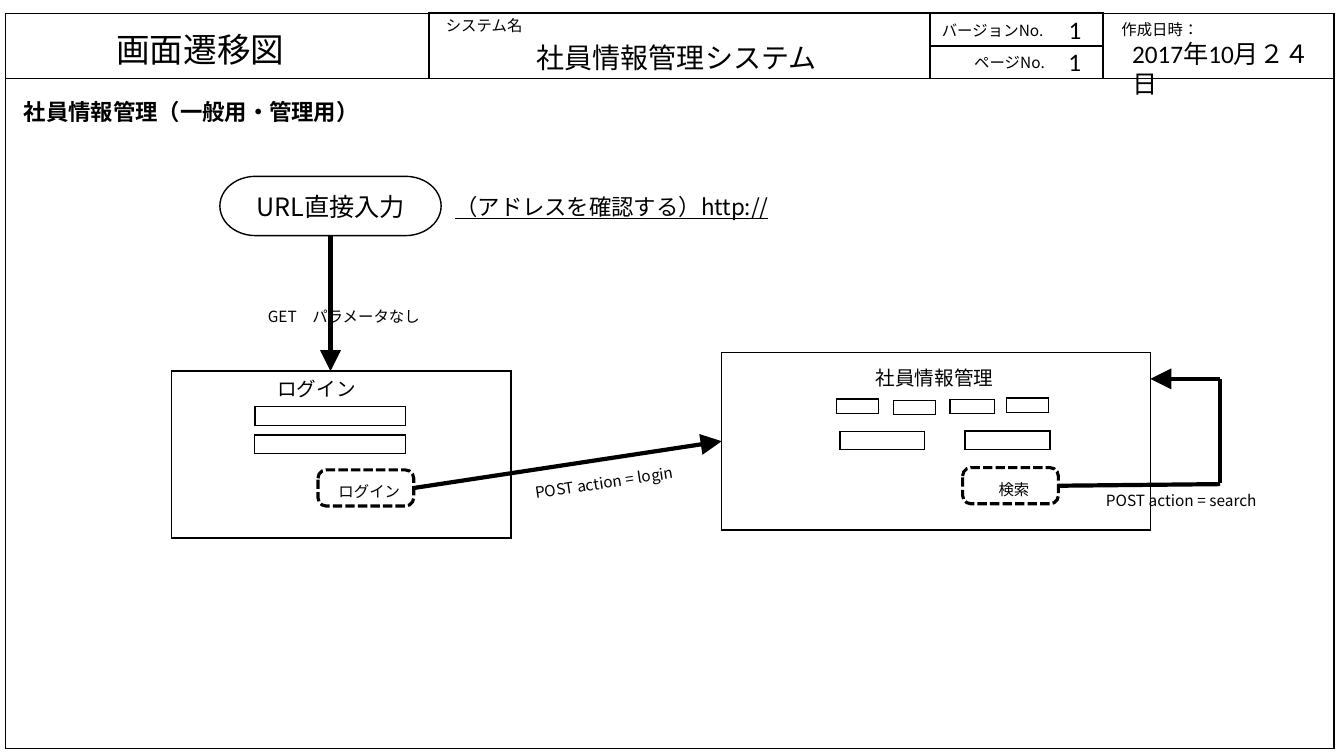
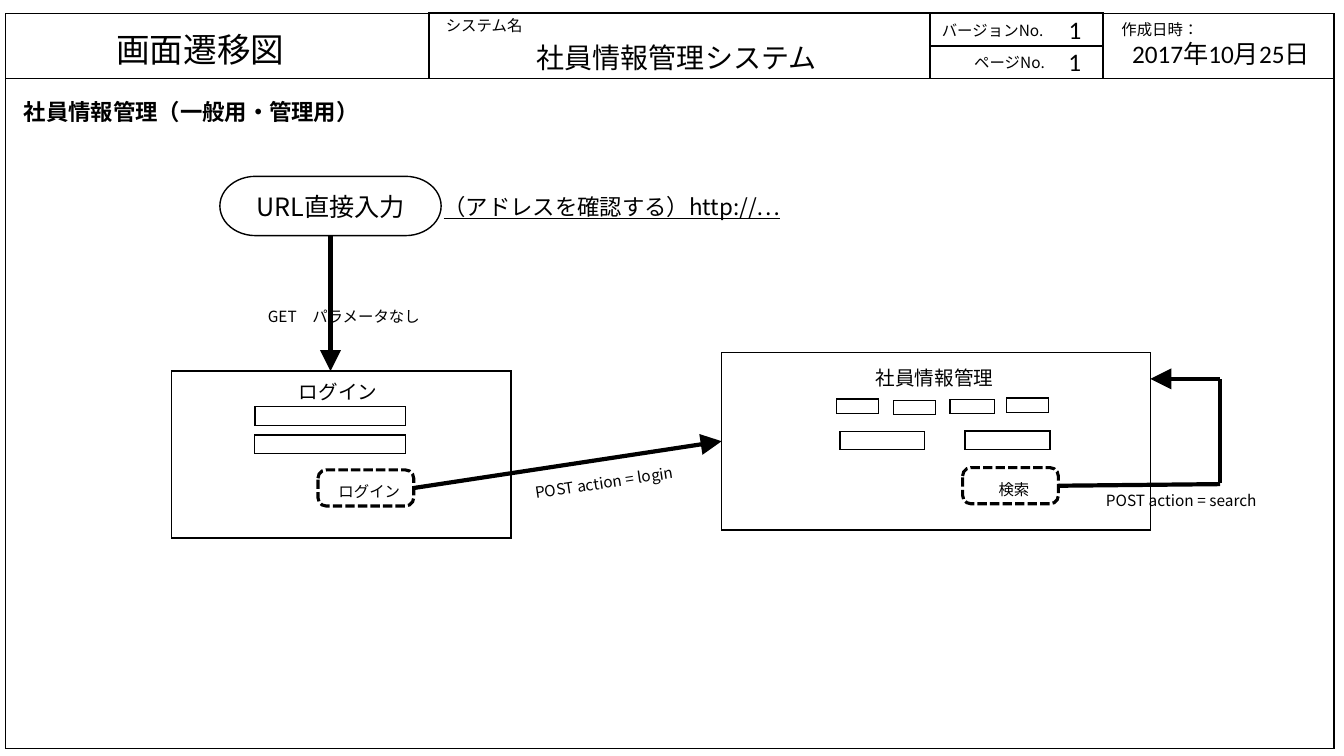
Before and after one commit to java201710/java, a slide deck: slide 1 of mitchell/Notes/画面・状態遷移図（ミッチェル）.pptx. Drawn at 1344x756 pixels with LibreOffice and Linux fonts; fonts in the diff are those of the drawing. Boxes give left, top, right and bottom in pixels: in the first picture for what was removed or moved away, otherwise in the second. Text is boxed around its words. In the diff, an @@ line names an element or a change of style, - is before the commit and + after.

```diff
--- a/mitchell/Notes/画面・状態遷移図（ミッチェル）.pptx
+++ b/mitchell/Notes/画面・状態遷移図（ミッチェル）.pptx
@@ text at (1132,42,1310,65): text changed @@
-2017年10月２４日
+2017年10月25日
@@ text at (444,196,781,220): text changed @@
-（アドレスを確認する）http://
+（アドレスを確認する）http://…
@@ text "ログイン": place and size @@
-text "ログイン" at (277,379,355,398)
+text "ログイン" at (299,382,377,401)
```
Also in this commit, not shown: 8 other slides changed, 2 slides added, 3 other files.
